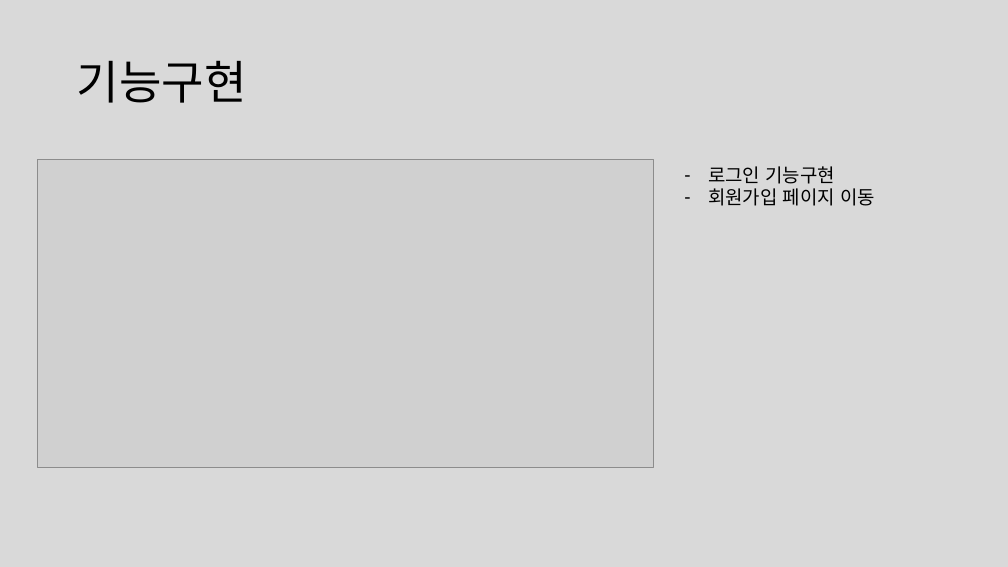
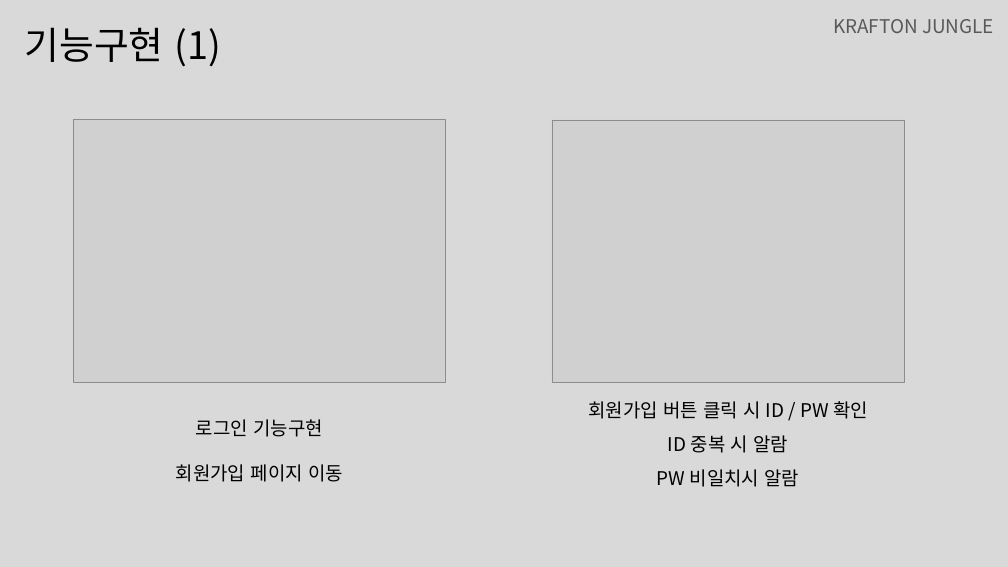
Before and after one commit to hyunsik96/00_OOTD, a slide deck: slide 3 of 기획/OOTD.pptx. Drawn at 1008x567 pixels with LibreOffice and Linux fonts; fonts in the diff are those of the drawing; grey boxes stand for pictures. Boxes give left, top, right and bottom in pixels: in the first picture for what was removed or moved away, otherwise in the second. Text is boxed around its words. In the diff, an @@ line names an element or a change of style, - is before the commit and + after.

```diff
--- a/기획/OOTD.pptx
+++ b/기획/OOTD.pptx
@@ text at (25,27,221,67): text changed; size 44 to 36 pt @@
-기능구현
+기능구현 (1)
@@ text added at (833,19,994,33), 18 pt, text #595959 @@
+KRAFTON JUNGLE
@@ picture: place and size @@
-picture at (38,160,653,467)
+picture at (73,119,445,382)
@@ picture added at (552,120,904,383) @@
@@ text "로그인 기능구현": place and size @@
-text "로그인 기능구현" at (708,166,875,206)
+text "로그인 기능구현" at (176,419,343,482)
@@ text "로그인 기능구현" at (176,419,343,482): alignment left to centre; bullet - to none @@
@@ text added at (588,401,868,487), 18 pt, text #000000 @@
+회원가입 버튼 클릭 시 ID / PW 확인
+ID 중복 시 알람
+PW 비일치시 알람
```
Also in this commit, not shown: 3 other slides changed, 1 slide added, 2 slides removed, 1 other file.
